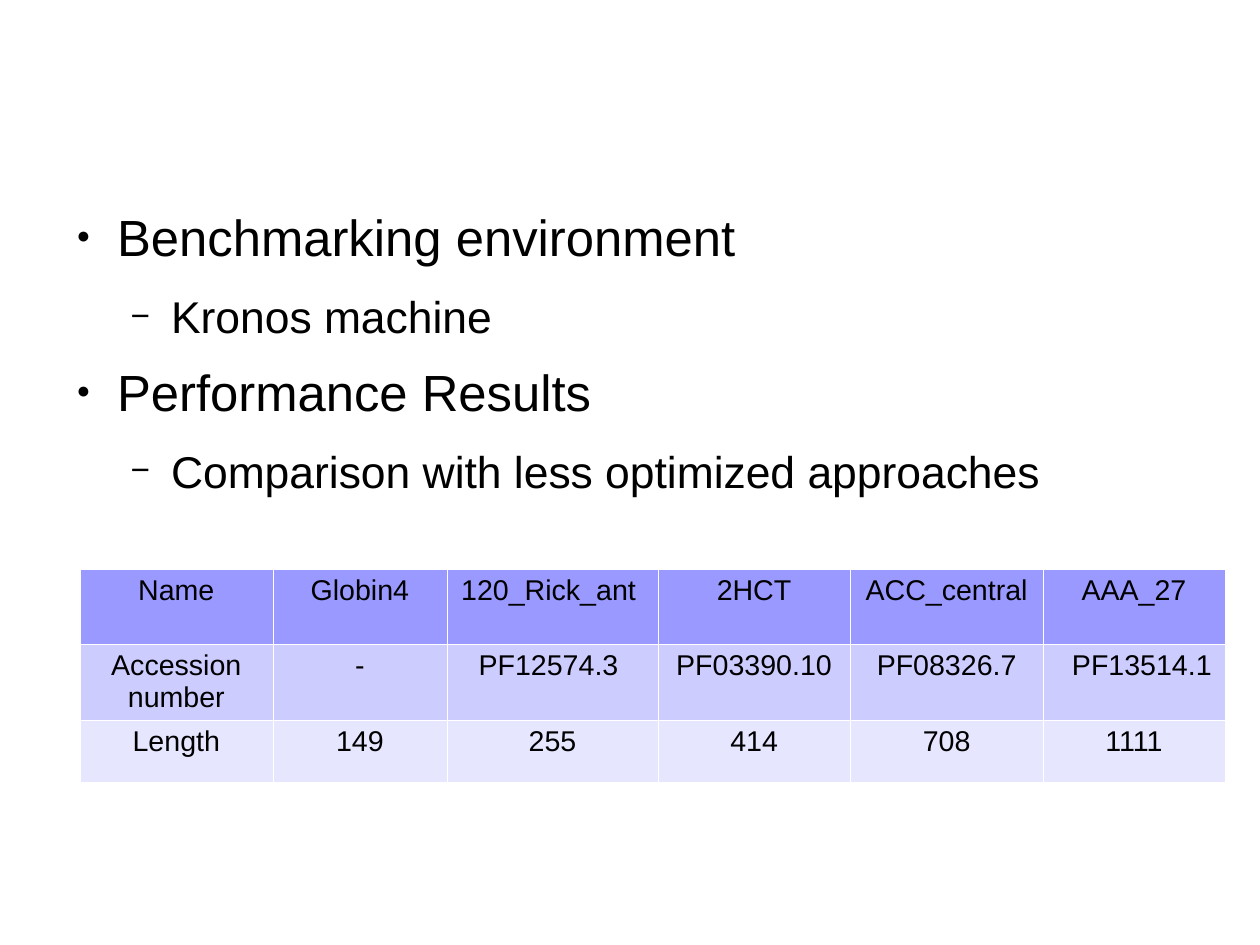
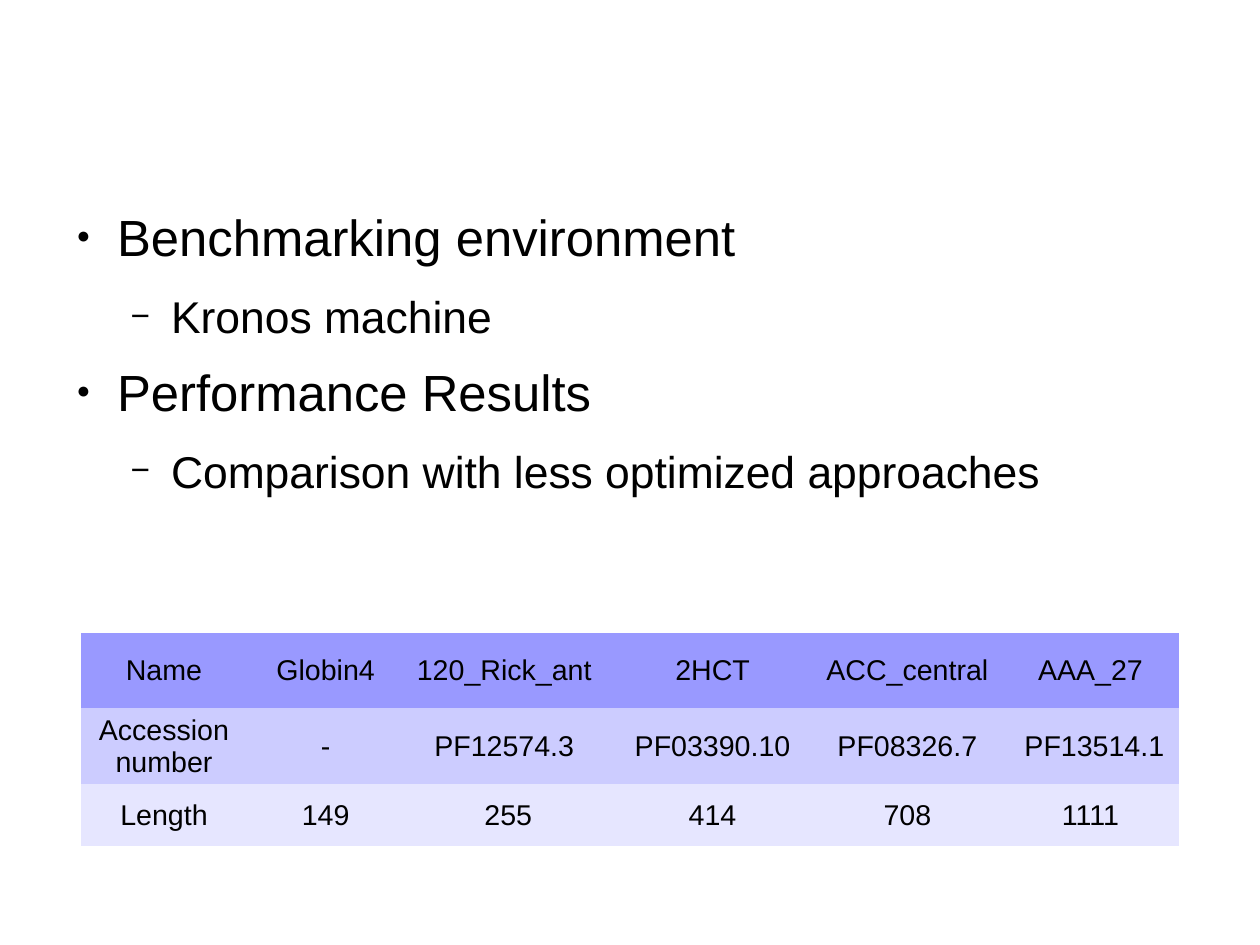
Before and after one commit to forestcheng/cudahmmsearch, a slide deck: slide 19 of thesis/thesisDefense.odp (slide 18 before the commit). Drawn at 1260x945 pixels with LibreOffice and Linux fonts; fonts in the diff are those of the drawing; background and template pictures are left out. Boxes give left, top, right and bottom in pixels: in the first picture for what was removed or moved away, otherwise in the second. Text is boxed around its words. In the diff, an @@ line names an element or a change of style, - is before the commit and + after.

```diff
--- a/thesis/thesisDefense.odp
+++ b/thesis/thesisDefense.odp
@@ table at [81,633,1180,847] @@
@@ borders changed @@
@@ table: place and size @@
-table at [80,568,1227,782]
+table at [81,633,1180,847]
```
Also in this commit, not shown: 6 other slides changed, 2 slides added, 1 slide removed.
